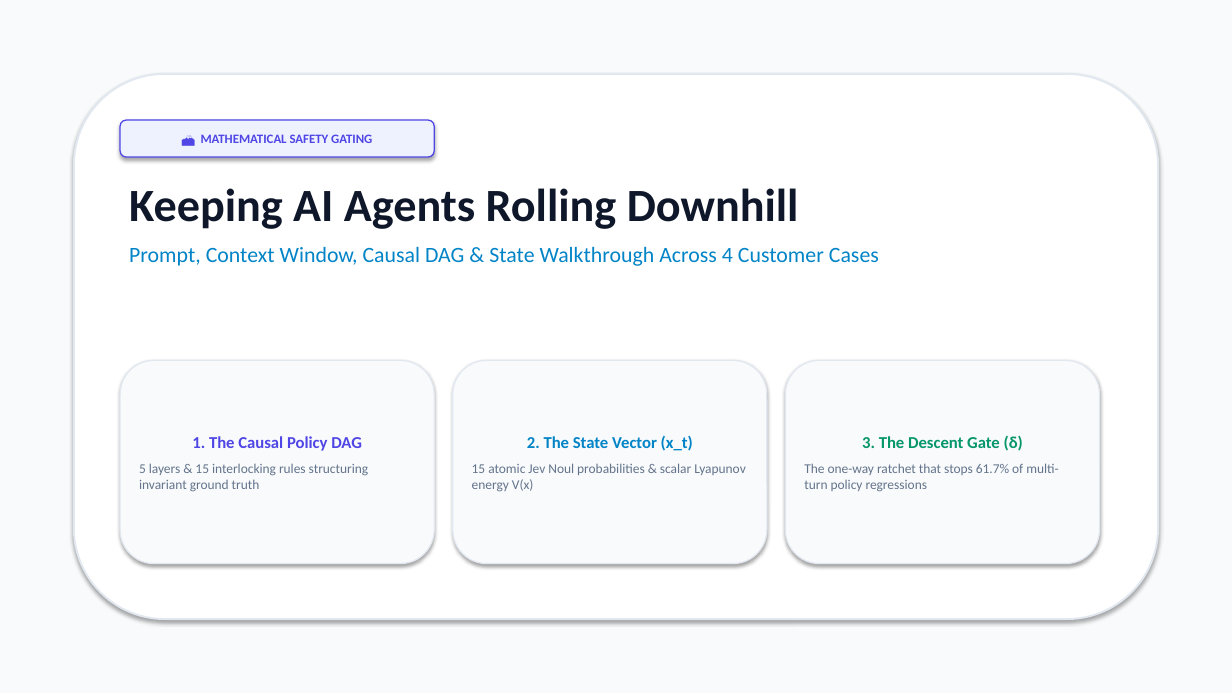
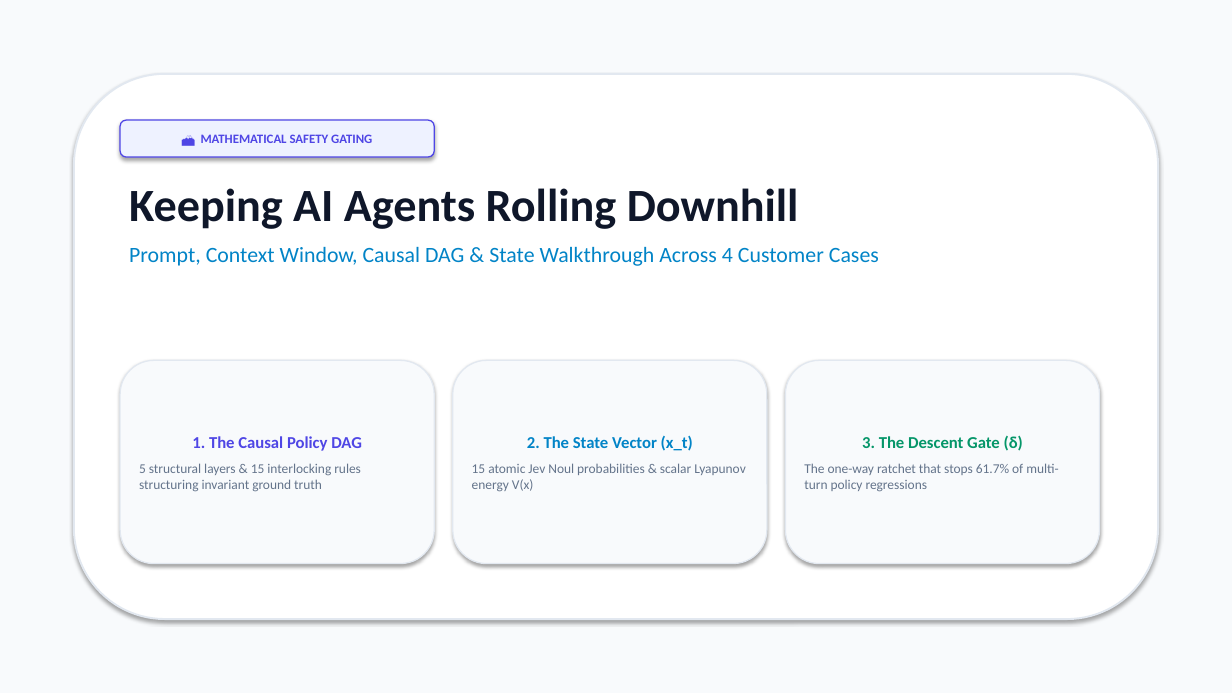
Before and after one commit to cosmosanalytics/Langchain-test, a slide deck: slide 1 of keeping_ai_rolling_downhill_4cases.pptx. Drawn at 1232x693 pixels with LibreOffice and Linux fonts; fonts in the diff are those of the drawing. Boxes give left, top, right and bottom in pixels: in the first picture for what was removed or moved away, otherwise in the second. Text is boxed around its words. In the diff, an @@ line names an element or a change of style, - is before the commit and + after.

```diff
--- a/keeping_ai_rolling_downhill_4cases.pptx
+++ b/keeping_ai_rolling_downhill_4cases.pptx
@@ text in rounded rectangle at (139,463,361,492): text changed @@
-5 layers & 15 interlocking rules structuring invariant ground truth
+5 structural layers & 15 interlocking rules structuring invariant ground truth
```
Also in this commit, not shown: 8 other slides changed, 1 slide added.
